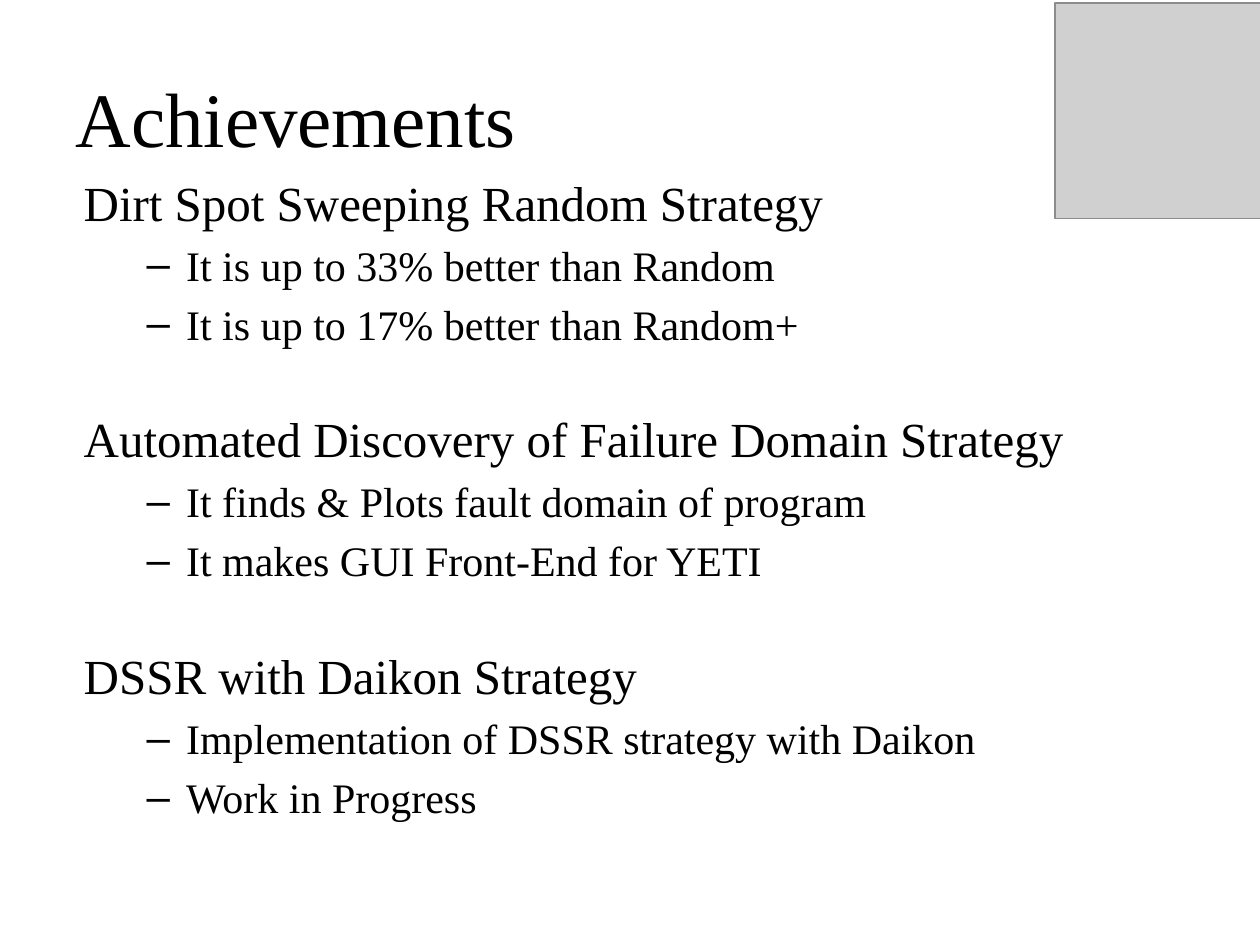
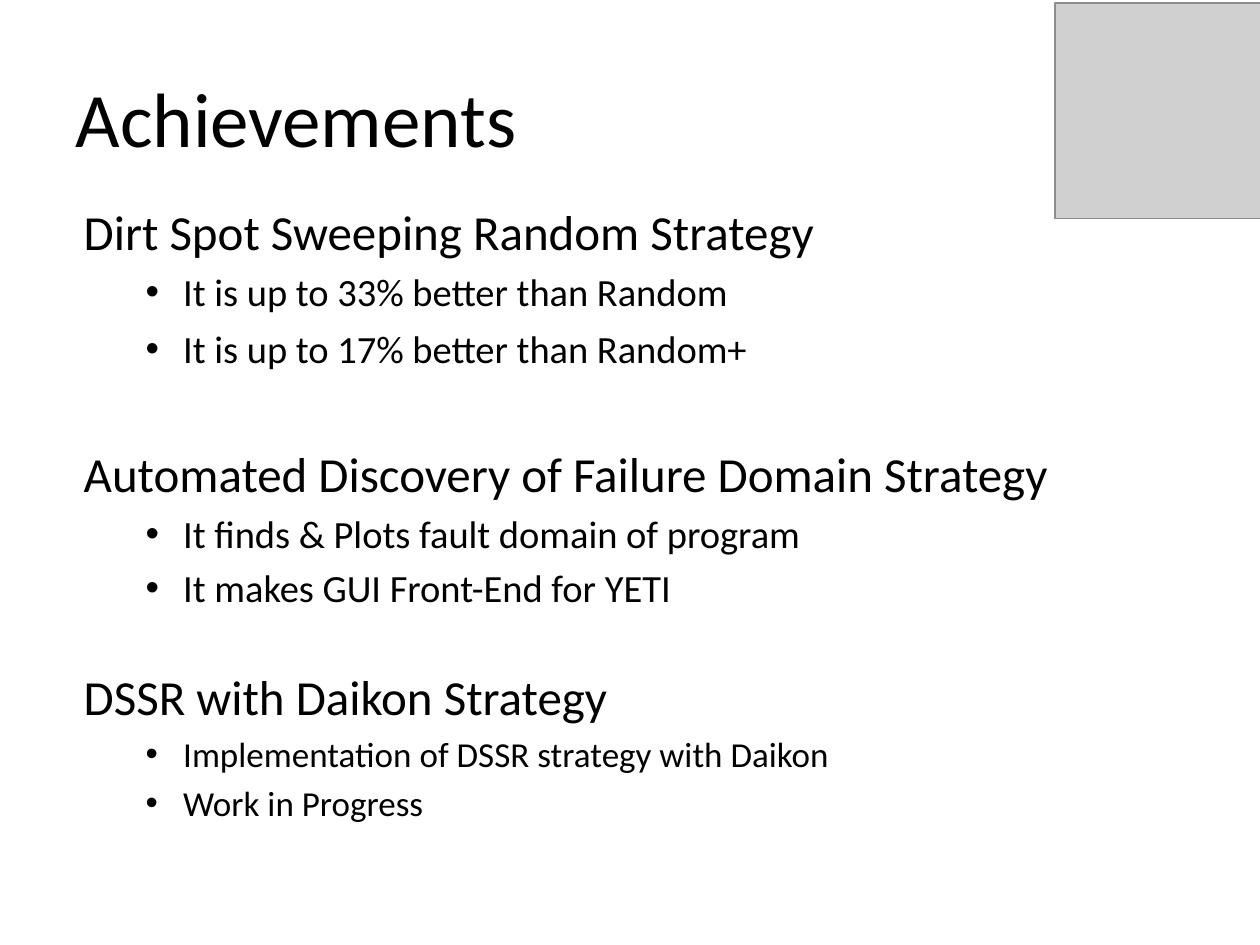
Before and after one commit to maochy/yeti-test, a slide deck: slide 3 of ThesisSeminar/newOne.pptx. Drawn at 1260x945 pixels with LibreOffice and Linux fonts; fonts in the diff are those of the drawing; grey boxes stand for pictures. Boxes give left, top, right and bottom in pixels: in the first picture for what was removed or moved away, otherwise in the second. Text is boxed around its words. In the diff, an @@ line names an element or a change of style, - is before the commit and + after.

```diff
--- a/ThesisSeminar/newOne.pptx
+++ b/ThesisSeminar/newOne.pptx
@@ title "Achievements" at (76, 93, 517, 148): font Times New Roman to Calibri @@
@@ text "Dirt Spot Sweeping Random Strategy": place and size @@
-text "Dirt Spot Sweeping Random Strategy" at (84, 187, 1063, 822)
+text "Dirt Spot Sweeping Random Strategy" at (84, 216, 1047, 822)
@@ text "Dirt Spot Sweeping Random Strategy" at (84, 216, 1047, 822): font Times New Roman to Calibri; size 24 to 22 pt in "It is up to 33% better than ...", "It is up to 17% better than ...", "It finds & Plots fault domain of ...", "It makes GUI Front-End for YETI"; size 24 to 20 pt in "Implementation of DSSR strategy with Daikon", "Work in Progress"; bullet – to •; list level 2 to 1 in "It is up to 33% ..."; list level 2 to 1 in "It is up to 17% ..."; list level 2 to 1 in "It finds & Plots fault ..."; list level 2 to 1 in "It makes GUI Front-End for ..."; list level 2 to 1 in "Implementation of DSSR strategy with ..."; list level 2 to 1 in "Work in Progress" @@
```
Also in this commit, not shown: 18 other slides changed, 10 slides added, 1 slide removed, 1 other file.
